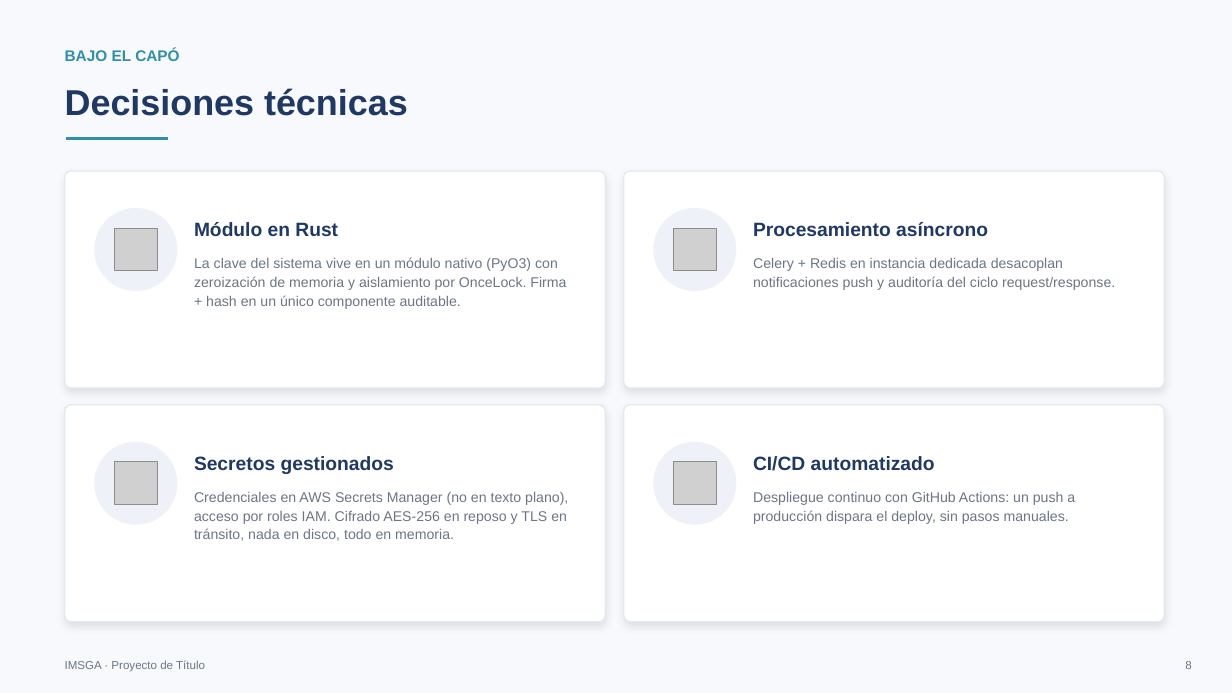
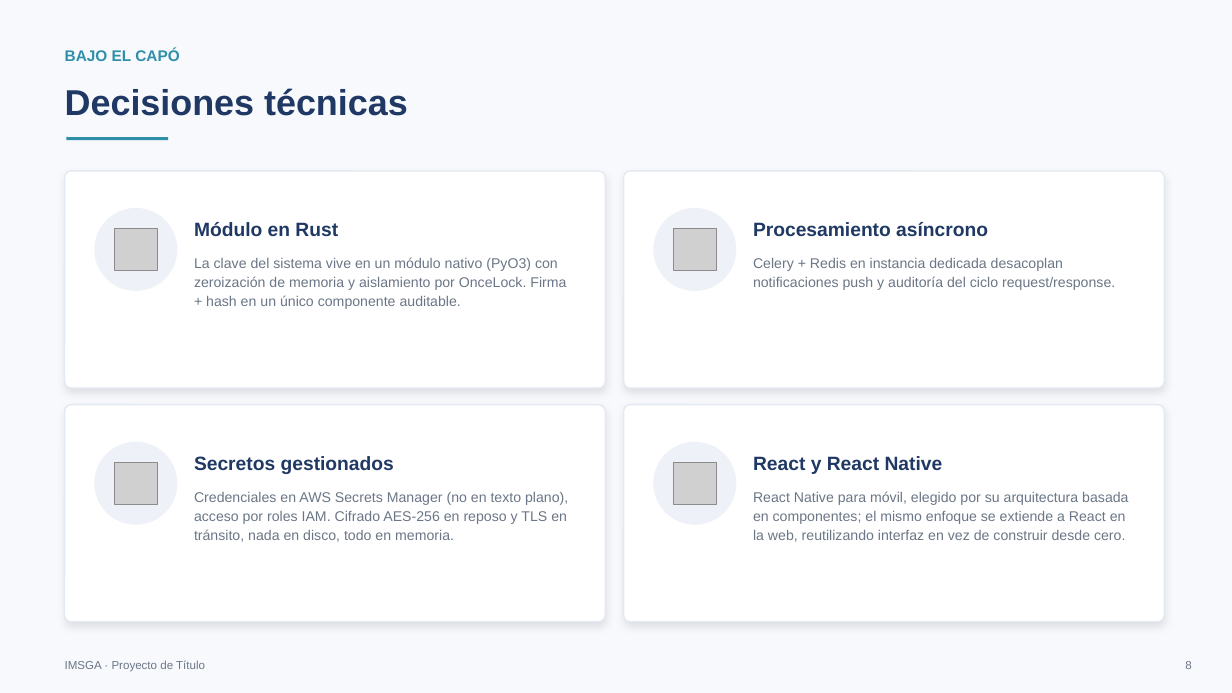
Before and after one commit to pascal-coloma/Grupo03_TPY1101_001D, a slide deck: slide 7 of documentacion/IMSGA-Presentacion.pptx (slide 9 before the commit). Drawn at 1232x693 pixels with LibreOffice and Linux fonts; fonts in the diff are those of the drawing; grey boxes stand for pictures. Boxes give left, top, right and bottom in pixels: in the first picture for what was removed or moved away, otherwise in the second. Text is boxed around its words. In the diff, an @@ line names an element or a change of style, - is before the commit and + after.

```diff
--- a/documentacion/IMSGA-Presentacion.pptx
+++ b/documentacion/IMSGA-Presentacion.pptx
@@ text at <box>753,456,943,474</box>: text changed @@
-CI/CD automatizado
+React y React Native
@@ text at <box>753,491,1128,542</box>: text changed @@
-Despliegue continuo con GitHub Actions: un push a producción dispara el deploy, sin pasos manuales.
+React Native para móvil, elegido por su arquitectura basada en componentes; el mismo enfoque se extiende a React en la web, reutilizando interfaz en vez de construir desde cero.
```
Also in this commit, not shown: 2 other slides changed, 1 slide removed.
